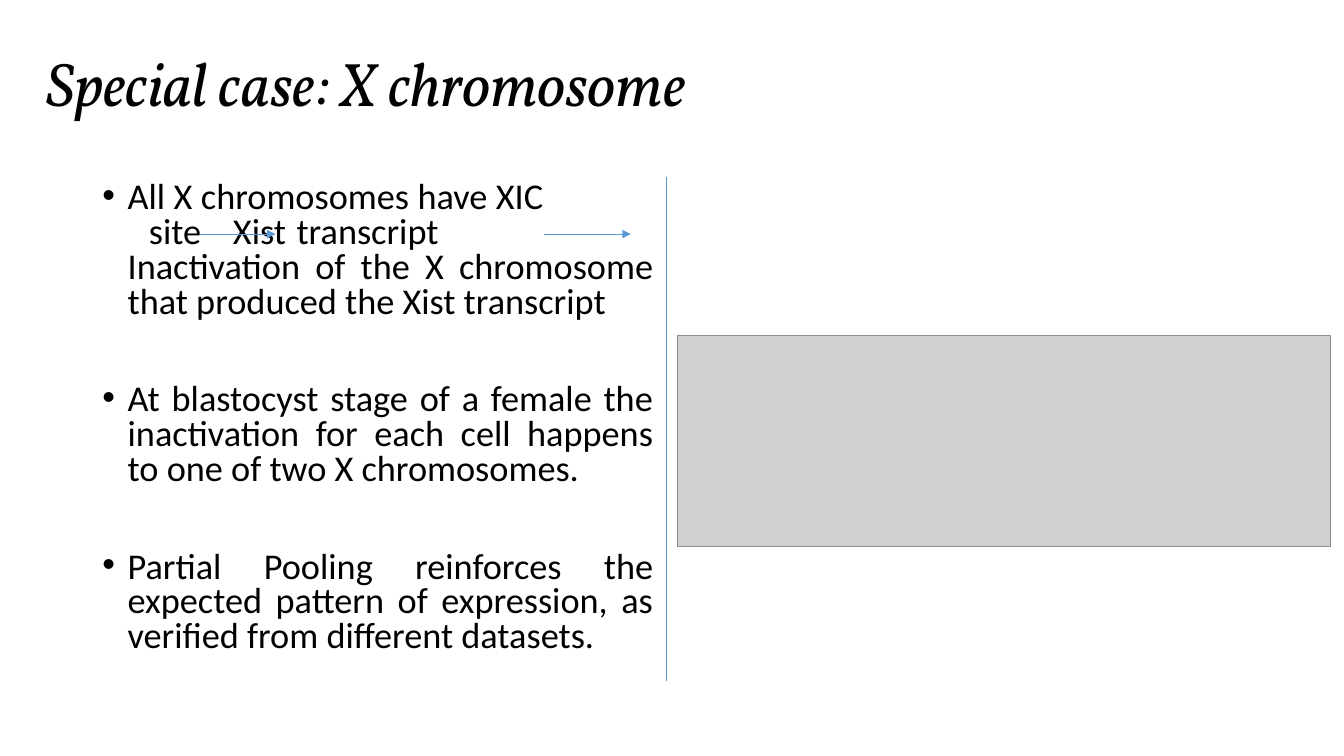
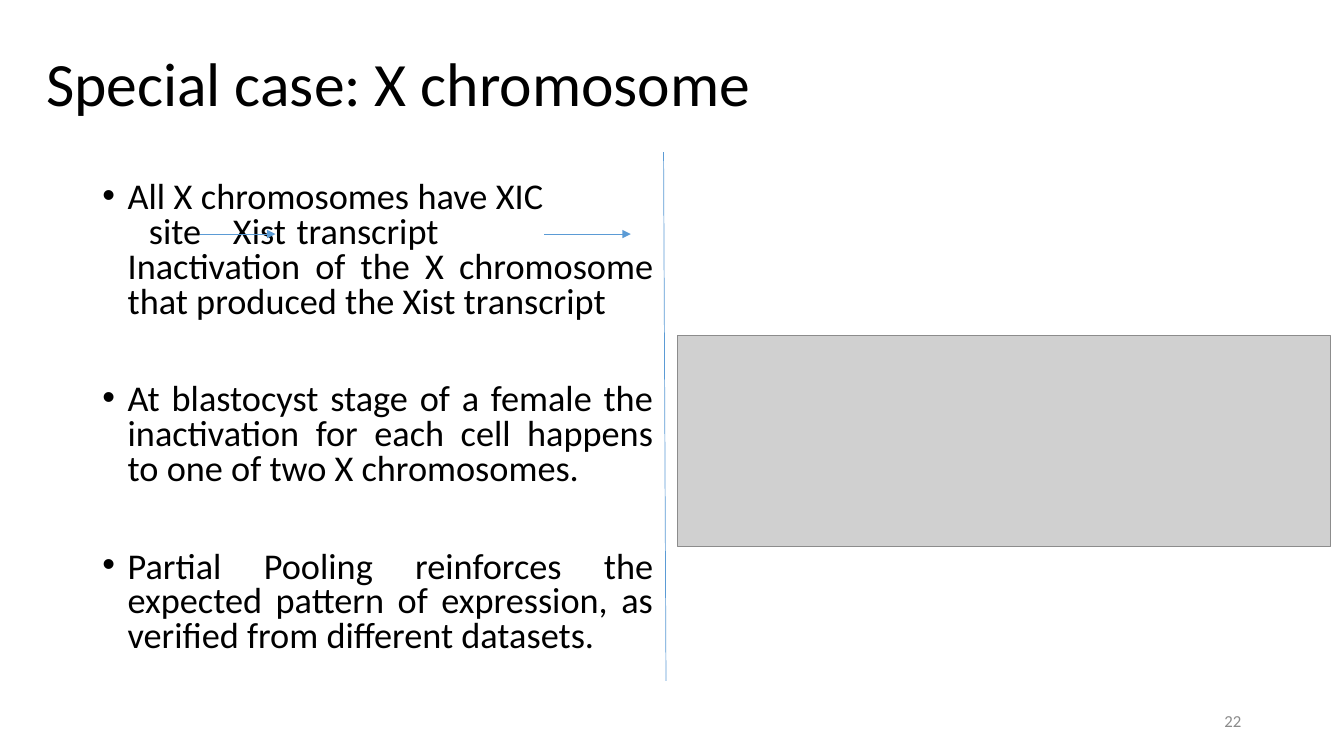
Before and after one commit to SmaragdaDimitrakopoulou/Paper-Presentation, a slide deck: slide 22 of presentation.pptx (slide 15 before the commit). Drawn at 1344x756 pixels with LibreOffice and Linux fonts; fonts in the diff are those of the drawing; grey boxes stand for pictures. Boxes give left, top, right and bottom in pixels: in the first picture for what was removed or moved away, otherwise in the second. Text is boxed around its words. In the diff, an @@ line names an element or a change of style, - is before the commit and + after.

```diff
--- a/presentation.pptx
+++ b/presentation.pptx
@@ text "Special case: X chromosome" at [46,63,750,116]: font Vollkorn to Calibri, italic off @@
@@ line moved from (666, 176) - (666, 682) to (663, 152) - (666, 682) @@
@@ page number added at [1224,716,1241,727], 12 pt, text #8C8C8C @@
+22
```
Also in this commit, not shown: 12 other slides changed, 13 slides added, 6 slides removed, 1 other file.
